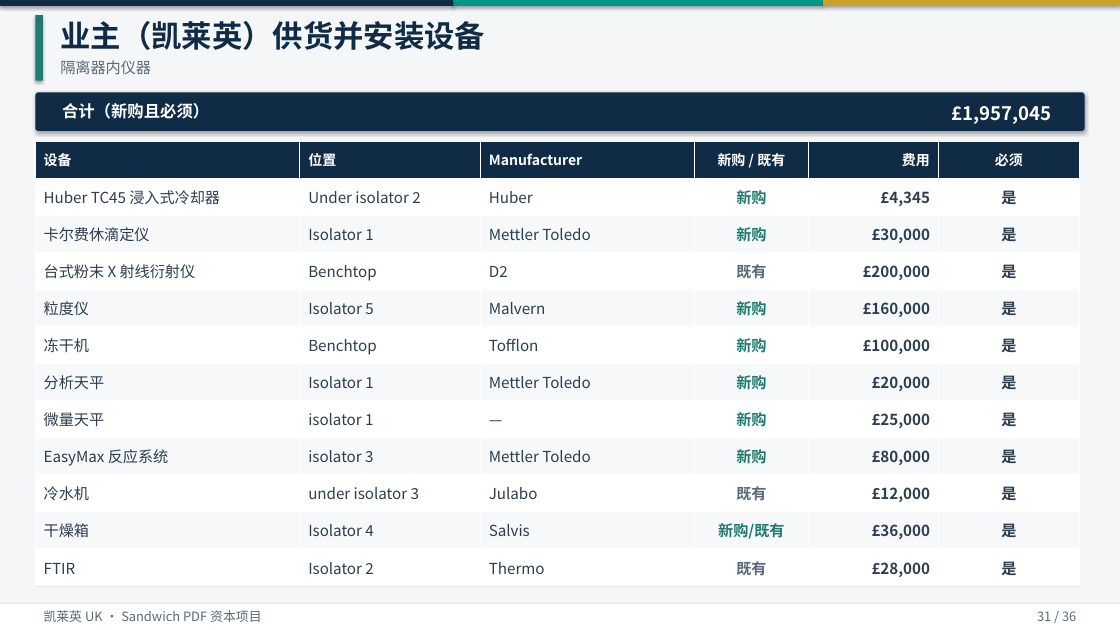
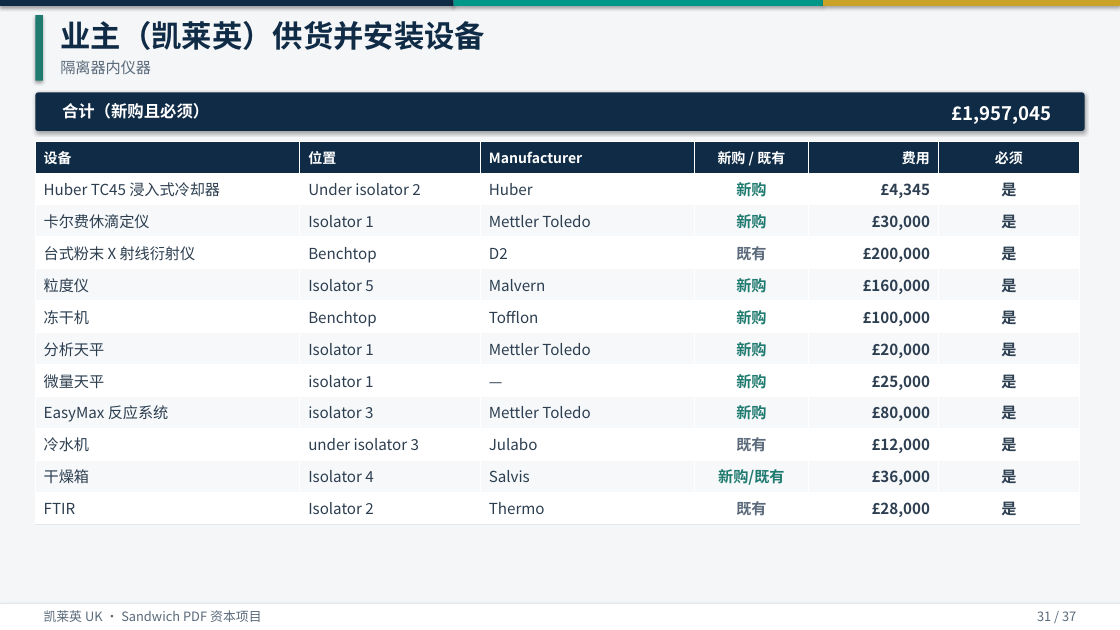
Before and after one commit to peterli0913/HPLC, a slide deck: slide 31 of 汇报/UK-PDF-Portfolio/UK_PDF_Portfolio_Briefing_2026-09-07.pptx. Drawn at 1120x630 pixels with LibreOffice and Linux fonts; fonts in the diff are those of the drawing. Boxes give left, top, right and bottom in pixels: in the first picture for what was removed or moved away, otherwise in the second. Text is boxed around its words. In the diff, an @@ line names an element or a change of style, - is before the commit and + after.

```diff
--- a/汇报/UK-PDF-Portfolio/UK_PDF_Portfolio_Briefing_2026-09-07.pptx
+++ b/汇报/UK-PDF-Portfolio/UK_PDF_Portfolio_Briefing_2026-09-07.pptx
@@ table resized from (x1=35, y1=141, x2=1080, y2=586) to (x1=35, y1=141, x2=1080, y2=524) @@
@@ text at (x1=1037, y1=611, x2=1076, y2=621): text changed @@
-31 / 36
+31 / 37
```
Also in this commit, not shown: 35 other slides changed, 1 slide added, 2 other files.
